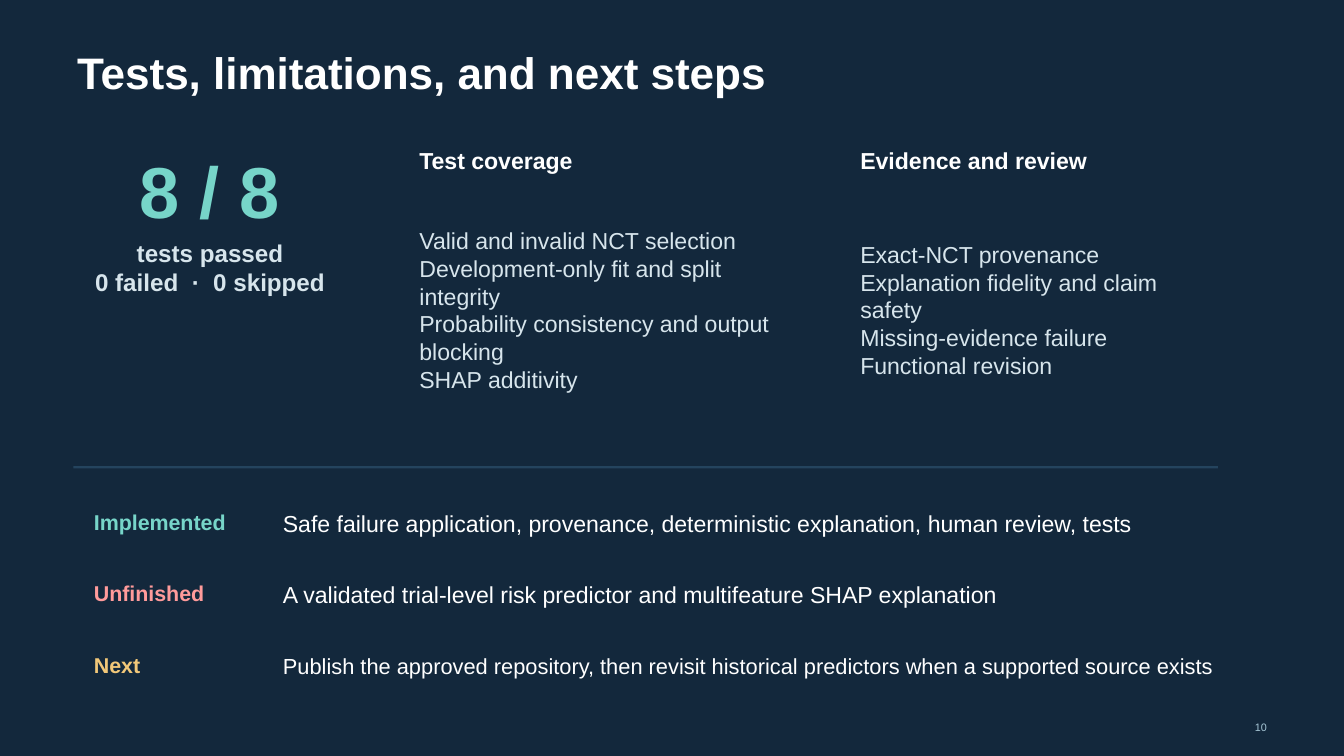
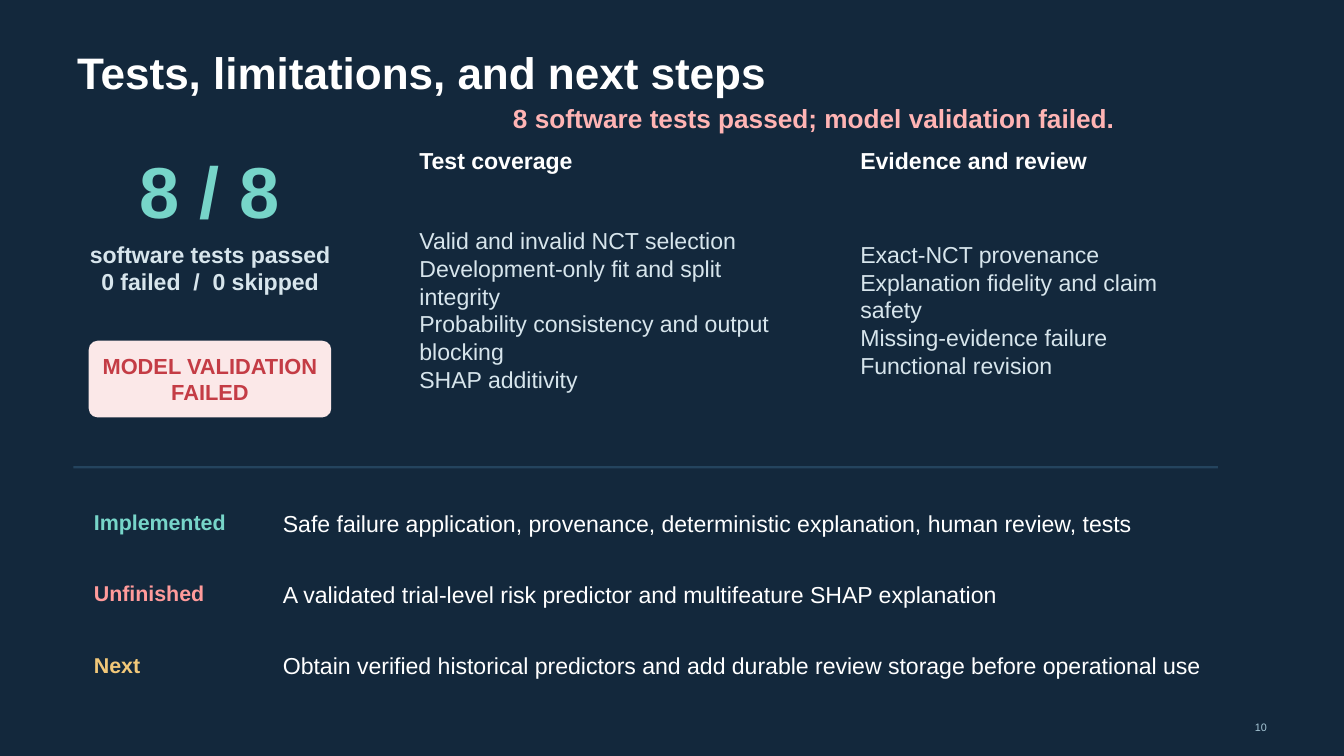
Before and after one commit to akwasianing/HeartTrialTwin, a slide deck: slide 10 of deliverables/HeartTrialTwin_Challenge2_Final.pptx. Drawn at 1344x756 pixels with LibreOffice and Linux fonts; fonts in the diff are those of the drawing. Boxes give left, top, right and bottom in pixels: in the first picture for what was removed or moved away, otherwise in the second. Text is boxed around its words. In the diff, an @@ line names an element or a change of style, - is before the commit and + after.

```diff
--- a/deliverables/HeartTrialTwin_Challenge2_Final.pptx
+++ b/deliverables/HeartTrialTwin_Challenge2_Final.pptx
@@ text added at (513, 109, 1114, 133), 18.8 pt, text #FFB4B4, bold @@
+8 software tests passed; model validation failed.
@@ text at (90, 246, 330, 295): text changed; size 17.2 to 16.5 pt @@
-tests passed
-0 failed · 0 skipped
+software tests passed
+0 failed / 0 skipped
@@ rounded rectangle added at (90, 342, 332, 417), fill #FBE8E8, outline #FBE8E8 0.75 pt, 15.7 pt, text #C43C45, bold @@
+MODEL VALIDATION
+FAILED
@@ text at (283, 657, 1200, 679): text changed; size 15.6 to 16.5 pt @@
-Publish the approved repository, then revisit historical predictors when a supported source exists
+Obtain verified historical predictors and add durable review storage before operational use
```
Also in this commit, not shown: 8 other slides changed, 6 other files.
